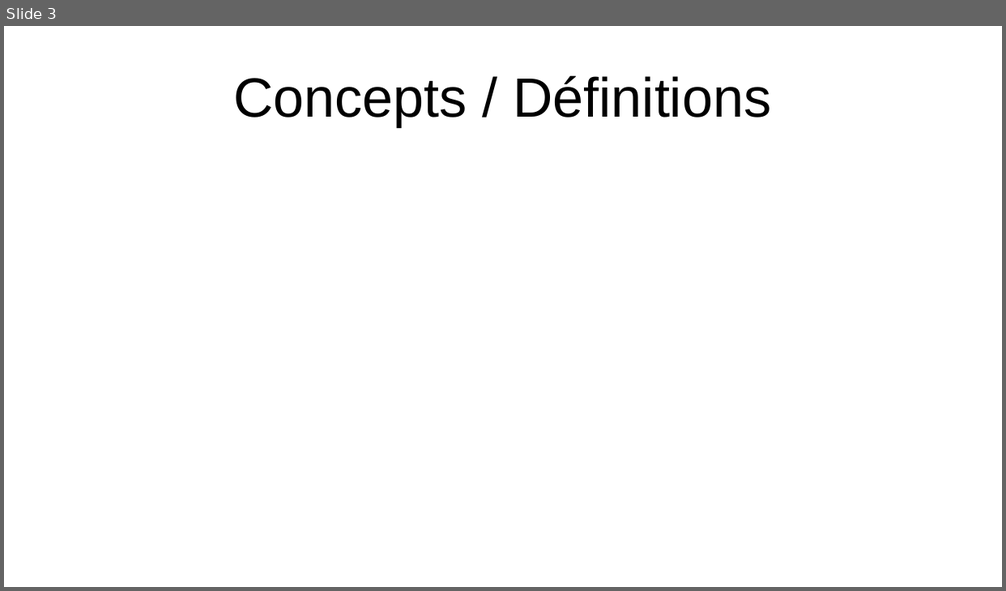
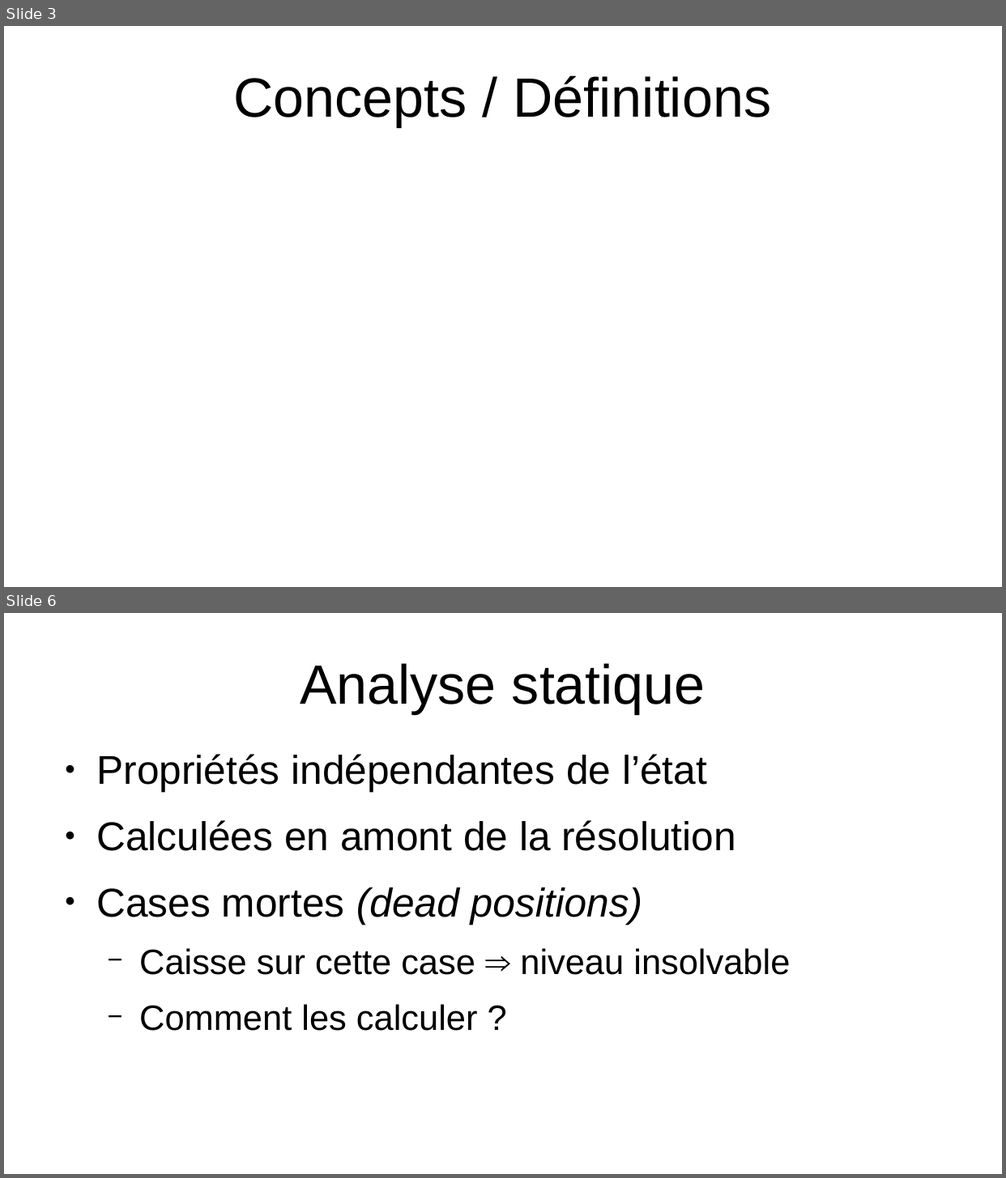
Before and after one commit to PoulpoGaz/sokoshell, a slide deck: documents/presentation.odp. Shown one above the other, each under a label of ours: slide 3 before the commit, slides 3 and 6 after it; the slides between them are not shown. The pictures are 1006x591 and 1006x1178 pixels, drawn with LibreOffice and Linux fonts; fonts in the diff are those of the drawing. Boxes give left, top, right and bottom in pixels: in the first picture for what was removed or moved away, otherwise in the second. Text is boxed around its words. In the diff, an @@ line names an element or a change of style, - is before the commit and + after.

Commit message:
Started to fill presentation (DFS/BFS, Analyse statique et dynamique)

```diff
--- a/documents/presentation.odp
+++ b/documents/presentation.odp
@@ slide 6 added at (4, 613, 1002, 1174), background #FFFFFF @@
@@ title added at (300, 663, 705, 714), 44 pt, text #000000 @@
+Analyse statique
@@ text added at (96, 754, 790, 1031), 32 pt, text #000000 @@
+● Propriétés indépendantes de l’état
+● Calculées en amont de la résolution
+● Cases mortes (dead positions)
+  − Caisse sur cette case ⇒ niveau insolvable
+  − Comment les calculer ?
```
Also in this commit, not shown: 8 other slides added, 3 slides removed, 1 other file.
